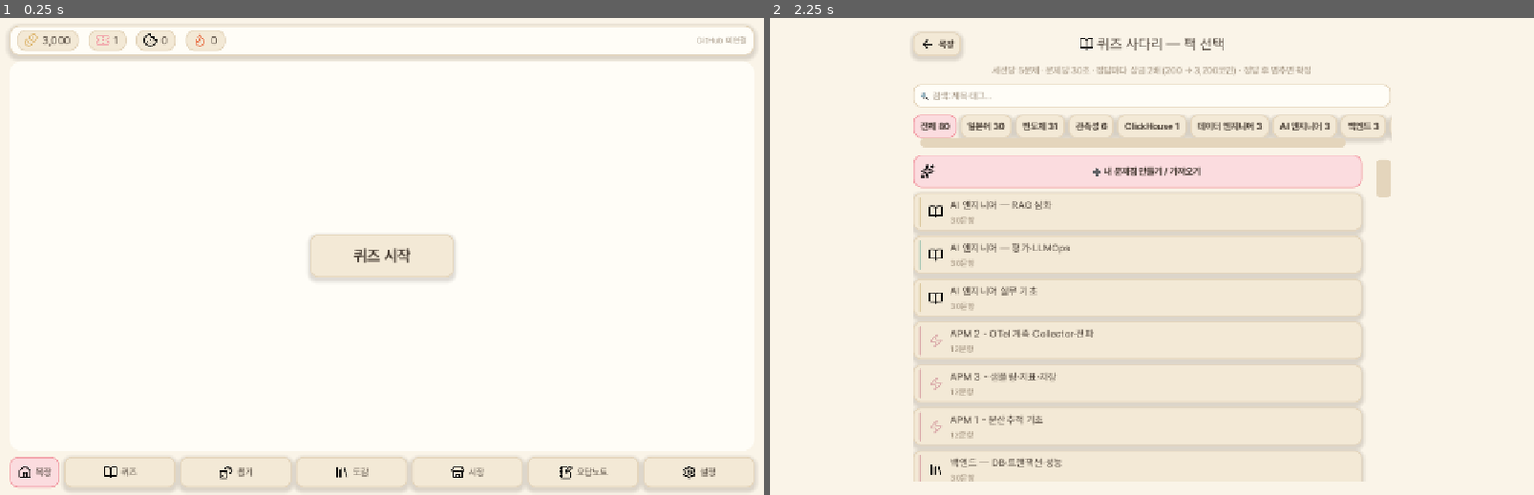
Above: before the commit, frames 1-2 (left to right).
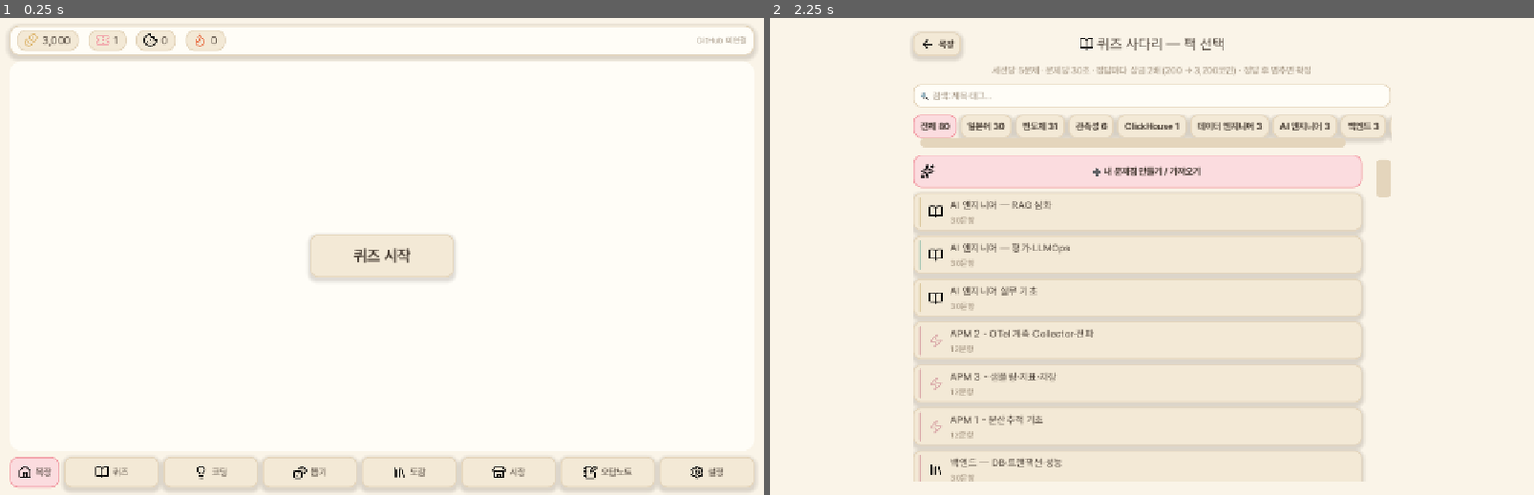
Above: after the commit, the same moments.

Repository: joyuno/mongle-ranch
Game: Godot game, scene res://scenes/Ranch.tscn
Same seed, same stepped clock (60 frames per second), same inputs: the game is played once before the commit and once after it.
Inputs:
- Up to frame 1 (0.25 s): no input
- Up to frame 2 (2.25 s): click "퀴즈 시작" at 0.5 s; click "목장" at 1.25 s; click "퀴즈 시작" at 2 s

The runs differ from the first frame. In frame 1, 0.7% of the frame differs, in the area x 12-95%, y 92-100%; in frame 2, nothing differs.

Commit message:
feat(godot): add Python coding challenge flow
Constraint: desktop-first (42/58 split) with a narrow-screen tab fallback
that reparents the existing CodeEdit/problem-panel nodes instead of
recreating them, so source text and scroll state survive a resize.
Rejected: CodeEdit.auto_indent / add_auto_indent_prefix — the property name
in this Godot 4.6.2 build threw a runtime property-not-found error; dropped
rather than guess further, since indentation still works via Tab and the
plan only requires indent size, line numbers, and horizontal scroll.
Confidence: high
Scope-risk: moderate
Not-tested: online path against a live server (Docker Desktop is not
running on this host right now); offline path verified headless — reaches
ERROR state with both buttons disabled and no engine errors.

Diff:
--- /dev/null
+++ b/scenes/CodingChallenge.tscn
@@ -0,0 +1,10 @@
+[gd_scene load_steps=2 format=3]
+
+[ext_resource type="Script" path="res://scripts/ui/coding_challenge.gd" id="1"]
+
+[node name="CodingChallenge" type="Control"]
+layout_mode = 3
+anchors_preset = 15
+anchor_right = 1.0
+anchor_bottom = 1.0
+script = ExtResource("1")
--- /dev/null
+++ b/scripts/ui/coding_challenge.gd
@@ -0,0 +1,470 @@
+# 코딩 챌린지 화면 — GameApi 경계로만 study_game_server와 통신한다(Judge0/Piston을
+# 직접 호출하지 않음). 데스크톱은 좌(문제) 42% / 우(코드) 58% 분할, 760px 미만은
+# 문제/코드 탭으로 전환 — CodeEdit 노드는 재생성하지 않고 재부모화해 소스를 보존한다.
+
+extends Control
+
+const RANCH_SCENE := "res://scenes/Ranch.tscn"
+const PROBLEM_SLUG := "frequency-kits"
+const NARROW_BREAKPOINT := 760.0
+
+const STAGE_LABELS := {
+	"learn": "학습", "practice": "연습", "interview": "면접", "challenge": "도전",
+}
+const VERDICT_LABELS := {
+	"accepted": "정답", "wrong_answer": "오답", "compile_error": "컴파일 오류",
+	"runtime_error": "실행 오류", "time_limit": "시간 초과", "memory_limit": "메모리 초과",
+	"output_limit": "출력 초과", "internal_error": "채점 서버 오류",
+}
+
+enum ViewState { CONNECTING, LOADING, READY, RUNNING_PUBLIC, SUBMITTING, RESULT, ERROR }
+
+var _view_state: ViewState = ViewState.CONNECTING
+var _problem: Dictionary = {}
+var _submit_key := ""
+var _last_result: Dictionary = {}
+var _last_result_kind := ""  # "run" or "submission"
+var _error_message := ""
+var _narrow_mode := false
+
+var _status_label: Label
+var _wallet_label: Label
+var _code_edit: CodeEdit
+var _run_btn: Button
+var _submit_btn: Button
+var _result_panel: VBoxContainer
+var _inline_error_label: Label
+var _problem_body: VBoxContainer
+var _layout_host: Control
+var _left_panel: Control
+var _right_panel: Control
+
+
+func _ready() -> void:
+	_build_layout()
+	GameApi.session_ready.connect(_on_session_ready)
+	GameApi.problem_loaded.connect(_on_problem_loaded)
+	GameApi.public_run_completed.connect(_on_public_run_completed)
+	GameApi.submission_completed.connect(_on_submission_completed)
+	GameApi.request_failed.connect(_on_request_failed)
+	resized.connect(_on_resized)
+	_wallet_label.text = ThemeSetup.fmt_int(GameApi.wallet_coins())
+	_start_flow()
+
+
+func _start_flow() -> void:
+	if GameApi.has_session():
+		_set_state(ViewState.LOADING)
+		GameApi.fetch_problem(PROBLEM_SLUG)
+	else:
+		_set_state(ViewState.CONNECTING)
+		GameApi.bootstrap_guest()
+	_refresh_problem_panel()
+
+
+# -----------------------------------------------------------------------------
+# Layout — code-first build, narrow fallback reparents (never recreates) the
+# same CodeEdit/problem-panel nodes so source and scroll state survive.
+# -----------------------------------------------------------------------------
+func _build_layout() -> void:
+	var margin := MarginContainer.new()
+	margin.set_anchors_and_offsets_preset(Control.PRESET_FULL_RECT)
+	for side in ["margin_left", "margin_right", "margin_top", "margin_bottom"]:
+		margin.add_theme_constant_override(side, 24)
+	add_child(margin)
+
+	var root := VBoxContainer.new()
+	root.add_theme_constant_override("separation", 12)
+	margin.add_child(root)
+
+	_build_top_bar(root)
+
+	_layout_host = Control.new()
+	_layout_host.size_flags_vertical = Control.SIZE_EXPAND_FILL
+	_layout_host.size_flags_horizontal = Control.SIZE_EXPAND_FILL
+	root.add_child(_layout_host)
+
+	_left_panel = _build_left_panel()
+	_right_panel = _build_right_panel()
+	_narrow_mode = size.x < NARROW_BREAKPOINT
+	_apply_responsive_layout()
+
+
+func _build_top_bar(parent: Node) -> void:
+	var bar := HBoxContainer.new()
+	bar.add_theme_constant_override("separation", 12)
+	parent.add_child(bar)
+
+	var back := Button.new()
+	Icons.decorate_button(back, "back", "목장")
+	back.pressed.connect(func() -> void: Sfx.play("click"); get_tree().change_scene_to_file(RANCH_SCENE))
+	_wire_button(back)
+	bar.add_child(back)
+
+	var title := Icons.labeled("coding", "코딩 챌린지", ThemeSetup.C_TEXT, 24)
+	(title.get_child(1) as Label).add_theme_font_size_override("font_size", 24)
+	bar.add_child(title)
+
+	var spacer := Control.new()
+	spacer.size_flags_horizontal = Control.SIZE_EXPAND_FILL
+	bar.add_child(spacer)
+
+	_status_label = Label.new()
+	_status_label.add_theme_color_override("font_color", ThemeSetup.C_MUTED)
+	bar.add_child(_status_label)
+
+	var wallet_chip := Icons.labeled("gold", "0", ThemeSetup.C_WARN.darkened(0.1), 20)
+	_wallet_label = wallet_chip.get_child(1) as Label
+	bar.add_child(wallet_chip)
+
+
+func _build_left_panel() -> Control:
+	var scroll := ScrollContainer.new()
+	scroll.size_flags_vertical = Control.SIZE_EXPAND_FILL
+	scroll.size_flags_horizontal = Control.SIZE_EXPAND_FILL
+	var body := VBoxContainer.new()
+	body.add_theme_constant_override("separation", 10)
+	body.size_flags_horizontal = Control.SIZE_EXPAND_FILL
+	scroll.add_child(body)
+	_problem_body = body
+	return scroll
+
+
+func _build_right_panel() -> Control:
+	var box := VBoxContainer.new()
+	box.add_theme_constant_override("separation", 10)
+	box.size_flags_vertical = Control.SIZE_EXPAND_FILL
+	box.size_flags_horizontal = Control.SIZE_EXPAND_FILL
+
+	var lang_label := Label.new()
+	lang_label.text = "Python"
+	lang_label.add_theme_color_override("font_color", ThemeSetup.C_MUTED)
+	box.add_child(lang_label)
+
+	_code_edit = CodeEdit.new()
+	_code_edit.size_flags_vertical = Control.SIZE_EXPAND_FILL
+	_code_edit.custom_minimum_size = Vector2(0, 240)
+	_code_edit.gutters_draw_line_numbers = true
+	_code_edit.indent_size = 4
+	_code_edit.indent_use_spaces = true
+	_code_edit.wrap_mode = TextEdit.LINE_WRAPPING_NONE
+	_code_edit.text_changed.connect(_on_source_edited)
+	box.add_child(_code_edit)
+
+	var btn_row := HBoxContainer.new()
+	btn_row.add_theme_constant_override("separation", 10)
+	box.add_child(btn_row)
+	_run_btn = Button.new()
+	_run_btn.text = "공개 테스트 실행"
+	_run_btn.disabled = true
+	_run_btn.pressed.connect(_on_run_pressed)
+	_wire_button(_run_btn)
+	btn_row.add_child(_run_btn)
+	_submit_btn = Button.new()
+	_submit_btn.text = "제출하기"
+	_submit_btn.disabled = true
+	_submit_btn.pressed.connect(_on_submit_pressed)
+	_wire_button(_submit_btn)
+	btn_row.add_child(_submit_btn)
+
+	_inline_error_label = Label.new()
+	_inline_error_label.add_theme_color_override("font_color", ThemeSetup.C_DANGER)
+	_inline_error_label.autowrap_mode = TextServer.AUTOWRAP_WORD_SMART
+	_inline_error_label.visible = false
+	box.add_child(_inline_error_label)
+
+	_result_panel = VBoxContainer.new()
+	_result_panel.add_theme_constant_override("separation", 4)
+	box.add_child(_result_panel)
+
+	return box
+
+
+func _on_resized() -> void:
+	var narrow := size.x < NARROW_BREAKPOINT
+	if narrow != _narrow_mode:
+		_narrow_mode = narrow
+		_apply_responsive_layout()
+
+
+func _apply_responsive_layout() -> void:
+	if _left_panel.get_parent() != null:
+		_left_panel.get_parent().remove_child(_left_panel)
+	if _right_panel.get_parent() != null:
+		_right_panel.get_parent().remove_child(_right_panel)
+	for c in _layout_host.get_children():
+		_layout_host.remove_child(c)
+		c.queue_free()
+
+	if _narrow_mode:
+		var tabs := TabContainer.new()
+		tabs.set_anchors_and_offsets_preset(Control.PRESET_FULL_RECT)
+		_left_panel.name = "문제"
+		_right_panel.name = "코드"
+		tabs.add_child(_left_panel)
+		tabs.add_child(_right_panel)
+		_layout_host.add_child(tabs)
+	else:
+		var hbox := HBoxContainer.new()
+		hbox.set_anchors_and_offsets_preset(Control.PRESET_FULL_RECT)
+		hbox.add_theme_constant_override("separation", 16)
+		_left_panel.size_flags_stretch_ratio = 0.42
+		_right_panel.size_flags_stretch_ratio = 0.58
+		hbox.add_child(_left_panel)
+		hbox.add_child(_right_panel)
+		_layout_host.add_child(hbox)
+
+
+func _wire_button(btn: Button) -> void:
+	btn.mouse_entered.connect(Juice.hover.bind(btn, true))
+	btn.mouse_exited.connect(Juice.hover.bind(btn, false))
+	btn.pressed.connect(Juice.punch.bind(btn))
+
+
+# -----------------------------------------------------------------------------
+# State machine
+# -----------------------------------------------------------------------------
+func _set_state(state: ViewState) -> void:
+	_view_state = state
+	var runnable := state == ViewState.READY or state == ViewState.RESULT
+	_run_btn.disabled = not runnable
+	_submit_btn.disabled = not runnable
+	match state:
+		ViewState.CONNECTING:
+			_status_label.text = "연결 중..."
+		ViewState.LOADING:
+			_status_label.text = "문제를 불러오는 중..."
+		ViewState.READY, ViewState.RESULT:
+			_status_label.text = "연결됨"
+		ViewState.RUNNING_PUBLIC:
+			_status_label.text = "공개 테스트 실행 중..."
+		ViewState.SUBMITTING:
+			_status_label.text = "제출 중..."
+		ViewState.ERROR:
+			_status_label.text = "연결 안 됨"
+
+
+# -----------------------------------------------------------------------------
+# GameApi signal handlers
+# -----------------------------------------------------------------------------
+func _on_session_ready(_user: Dictionary) -> void:
+	_set_state(ViewState.LOADING)
+	GameApi.fetch_problem(PROBLEM_SLUG)
+
+
+func _on_problem_loaded(problem: Dictionary) -> void:
+	_problem = problem
+	if _code_edit.text.is_empty():
+		_code_edit.text = String(problem.get("starter_code", ""))
+	_set_state(ViewState.READY)
+	_refresh_problem_panel()
+
+
+func _on_public_run_completed(result: Dictionary) -> void:
+	_last_result = result
+	_last_result_kind = "run"
+	_inline_error_label.visible = false
+	_set_state(ViewState.RESULT)
+	_refresh_result_panel()
+
+
+func _on_submission_completed(result: Dictionary) -> void:
+	_last_result = result
+	_last_result_kind = "submission"
+	_submit_key = ""  # terminal result — the next submit attempt gets a fresh key
+	_inline_error_label.visible = false
+	_set_state(ViewState.RESULT)
+	_refresh_result_panel()
+	_wallet_label.text = ThemeSetup.fmt_int(GameApi.wallet_coins())
+
+
+func _on_request_failed(operation: String, code: String) -> void:
+	var message := _describe_error(code)
+	match operation:
+		"bootstrap_guest", "fetch_problem":
+			_error_message = message
+			_set_state(ViewState.ERROR)
+			_refresh_problem_panel()
+		"run_public_tests", "submit_code":
+			_inline_error_label.text = message
+			_inline_error_label.visible = true
+			_set_state(ViewState.RESULT if not _last_result.is_empty() else ViewState.READY)
+
+
+func _describe_error(code: String) -> String:
+	match code:
+		"transport_error":
+			return "서버에 연결할 수 없어요. 로컬 서버가 켜져 있는지 확인해 주세요."
+		"http_404":
+			return "문제를 찾을 수 없어요."
+		"rate_limited":
+			return "요청이 너무 잦아요. 잠시 후 다시 시도해 주세요."
+		"retryable":
+			return "채점 서버가 잠깐 응답하지 않았어요. 같은 코드로 다시 시도해 주세요."
+		"running":
+			return "이전 요청이 아직 처리 중이에요. 잠시만 기다려 주세요."
+		"not_authenticated":
+			return "연결이 끊어졌어요. 화면을 다시 열어 주세요."
+		_:
+			return "잠시 문제가 생겼어요. 다시 시도해 주세요."
+
+
+# -----------------------------------------------------------------------------
+# User actions
+# -----------------------------------------------------------------------------
+func _on_run_pressed() -> void:
+	if _run_btn.disabled:
+		return
+	Sfx.play("click")
+	_inline_error_label.visible = false
+	_set_state(ViewState.RUNNING_PUBLIC)
+	GameApi.run_public_tests(PROBLEM_SLUG, _code_edit.text)
+
+
+func _on_submit_pressed() -> void:
+	if _submit_btn.disabled:
+		return
+	Sfx.play("click")
+	_inline_error_label.visible = false
+	if _submit_key.is_empty():
+		_submit_key = Crypto.new().generate_random_bytes(16).hex_encode()
+	_set_state(ViewState.SUBMITTING)
+	GameApi.submit_code(PROBLEM_SLUG, _code_edit.text, _submit_key)
+
+
+func _on_source_edited() -> void:
+	_submit_key = ""
+
+
+func _on_retry_pressed() -> void:
+	Sfx.play("click")
+	_error_message = ""
+	_start_flow()
+
+
+# -----------------------------------------------------------------------------
+# Problem panel
+# -----------------------------------------------------------------------------
+func _refresh_problem_panel() -> void:
+	for c in _problem_body.get_children():
+		_problem_body.remove_child(c)
+		c.queue_free()
+
+	if _problem.is_empty():
+		var msg := Label.new()
+		msg.autowrap_mode = TextServer.AUTOWRAP_WORD_SMART
+		if _view_state == ViewState.ERROR:
+			msg.text = _error_message
+			msg.add_theme_color_override("font_color", ThemeSetup.C_DANGER)
+			_problem_body.add_child(msg)
+			var retry := Button.new()
+			retry.text = "다시 시도"
+			retry.pressed.connect(_on_retry_pressed)
+			_wire_button(retry)
+			_problem_body.add_child(retry)
+		else:
+			msg.text = "연결 중..." if _view_state == ViewState.CONNECTING else "문제를 불러오는 중..."
+			msg.add_theme_color_override("font_color", ThemeSetup.C_MUTED)
+			_problem_body.add_child(msg)
+		return
+
+	var title := Label.new()
+	title.text = String(_problem.get("title", ""))
+	title.add_theme_font_size_override("font_size", ThemeSetup.FS_TITLE)
+	_problem_body.add_child(title)
+
+	var meta := HBoxContainer.new()
+	meta.add_theme_constant_override("separation", 8)
+	_problem_body.add_child(meta)
+	var stage_chip := Label.new()
+	stage_chip.text = String(STAGE_LABELS.get(_problem.get("stage", ""), _problem.get("stage", "")))
+	stage_chip.add_theme_color_override("font_color", ThemeSetup.C_ACCENT.darkened(0.2))
+	meta.add_child(stage_chip)
+	for concept in (_problem.get("concepts", []) as Array):
+		var chip := Label.new()
+		chip.text = "#%s" % String(concept)
+		chip.add_theme_color_override("font_color", ThemeSetup.C_MUTED)
+		meta.add_child(chip)
+
+	var statement := Label.new()
+	statement.text = String(_problem.get("statement", ""))
+	statement.autowrap_mode = TextServer.AUTOWRAP_WORD_SMART
+	_problem_body.add_child(statement)
+
+	var io_label := Label.new()
+	io_label.text = "%s\n%s" % [String(_problem.get("input_format", "")), String(_problem.get("output_format", ""))]
+	io_label.autowrap_mode = TextServer.AUTOWRAP_WORD_SMART
+	io_label.add_theme_color_override("font_color", ThemeSetup.C_MUTED)
+	_problem_body.add_child(io_label)
+
+	var examples: Array = _problem.get("examples", [])
+	for i in examples.size():
+		var ex: Dictionary = examples[i]
+		var ex_panel := PanelContainer.new()
+		ex_panel.add_theme_stylebox_override("panel", ThemeSetup.card(ThemeSetup.C_PANEL_2, ThemeSetup.C_BORDER, 12, false))
+		var ex_box := VBoxContainer.new()
+		ex_panel.add_child(ex_box)
+		var ex_title := Label.new()
+		ex_title.text = "예제 %d" % (i + 1)
+		ex_title.add_theme_font_size_override("font_size", 14)
+		ex_box.add_child(ex_title)
+		var ex_input := Label.new()
+		ex_input.text = "입력\n%s" % String(ex.get("input", ""))
+		ex_box.add_child(ex_input)
+		var ex_output := Label.new()
+		ex_output.text = "출력\n%s" % String(ex.get("output", ""))
+		ex_box.add_child(ex_output)
+		_problem_body.add_child(ex_panel)
+
+
+# -----------------------------------------------------------------------------
+# Result panel
+# -----------------------------------------------------------------------------
+func _refresh_result_panel() -> void:
+	for c in _result_panel.get_children():
+		_result_panel.remove_child(c)
+		c.queue_free()
+	if _last_result.is_empty():
+		return
+
+	var verdict := String(_last_result.get("verdict", ""))
+	var verdict_row := Label.new()
+	verdict_row.text = "%s — %d/%d" % [
+		String(VERDICT_LABELS.get(verdict, verdict)),
+		int(_last_result.get("passed_count", 0)),
+		int(_last_result.get("total_count", 0)),
+	]
+	verdict_row.add_theme_color_override("font_color", ThemeSetup.C_OK if verdict == "accepted" else ThemeSetup.C_DANGER)
+	verdict_row.add_theme_font_size_override("font_size", ThemeSetup.FS_SUB)
+	_result_panel.add_child(verdict_row)
+
+	if _last_result_kind != "submission":
+		var hint := Label.new()
+		hint.text = "공개 예제 기준 결과예요. 제출하면 숨겨진 케이스까지 채점해요."
+		hint.add_theme_color_override("font_color", ThemeSetup.C_MUTED)
+		_result_panel.add_child(hint)
+		return
+
+	var perf := Label.new()
+	perf.text = "%d ms · %d KB" % [int(_last_result.get("runtime_ms", 0)), int(_last_result.get("memory_kb", 0))]
+	perf.add_theme_color_override("font_color", ThemeSetup.C_MUTED)
+	_result_panel.add_child(perf)
+
+	var reward: Dictionary = _last_result.get("reward", {})
+	if reward.get("granted", false):
+		var reward_label := Label.new()
+		reward_label.text = "보상 +%d 코인" % int(reward.get("coins", 0))
+		reward_label.add_theme_color_override("font_color", ThemeSetup.C_WARN.darkened(0.1))
+		_result_panel.add_child(reward_label)
+	elif verdict == "accepted":
+		var already_label := Label.new()
+		already_label.text = "이미 이 문제의 보상을 받았어요"
+		already_label.add_theme_color_override("font_color", ThemeSetup.C_MUTED)
+		_result_panel.add_child(already_label)
+
+	var wallet: Dictionary = _last_result.get("wallet", {})
+	if wallet.has("coins"):
+		var wallet_row := Label.new()
+		wallet_row.text = "현재 잔액 %s 코인" % ThemeSetup.fmt_int(int(wallet["coins"]))
+		wallet_row.add_theme_color_override("font_color", ThemeSetup.C_MUTED)
+		_result_panel.add_child(wallet_row)
--- a/scripts/ui/icons.gd
+++ b/scripts/ui/icons.gd
@@ -18,6 +18,7 @@
 	# 네비게이션·화면
 	"home": "house",
 	"quiz": "book-open",
+	"coding": "lightbulb",
 	"gacha": "dices",
 	"collection": "library",
 	"market": "store",
--- a/scripts/ui/ranch.gd
+++ b/scripts/ui/ranch.gd
@@ -13,6 +13,7 @@
 # 의미명 / 한글 라벨 / 씬 — 네비 버튼.
 const NAV_ITEMS: Array[Dictionary] = [
 	{ "icon": "quiz", "label": "퀴즈", "scene": "res://scenes/Quiz.tscn" },
+	{ "icon": "coding", "label": "코딩", "scene": "res://scenes/CodingChallenge.tscn" },
 	{ "icon": "gacha", "label": "뽑기", "scene": "res://scenes/Gacha.tscn" },
 	{ "icon": "collection", "label": "도감", "scene": "res://scenes/Collection.tscn" },
 	{ "icon": "market", "label": "시장", "scene": "res://scenes/Market.tscn" },
Not shown, added: scripts/ui/coding_challenge.gd.uid
